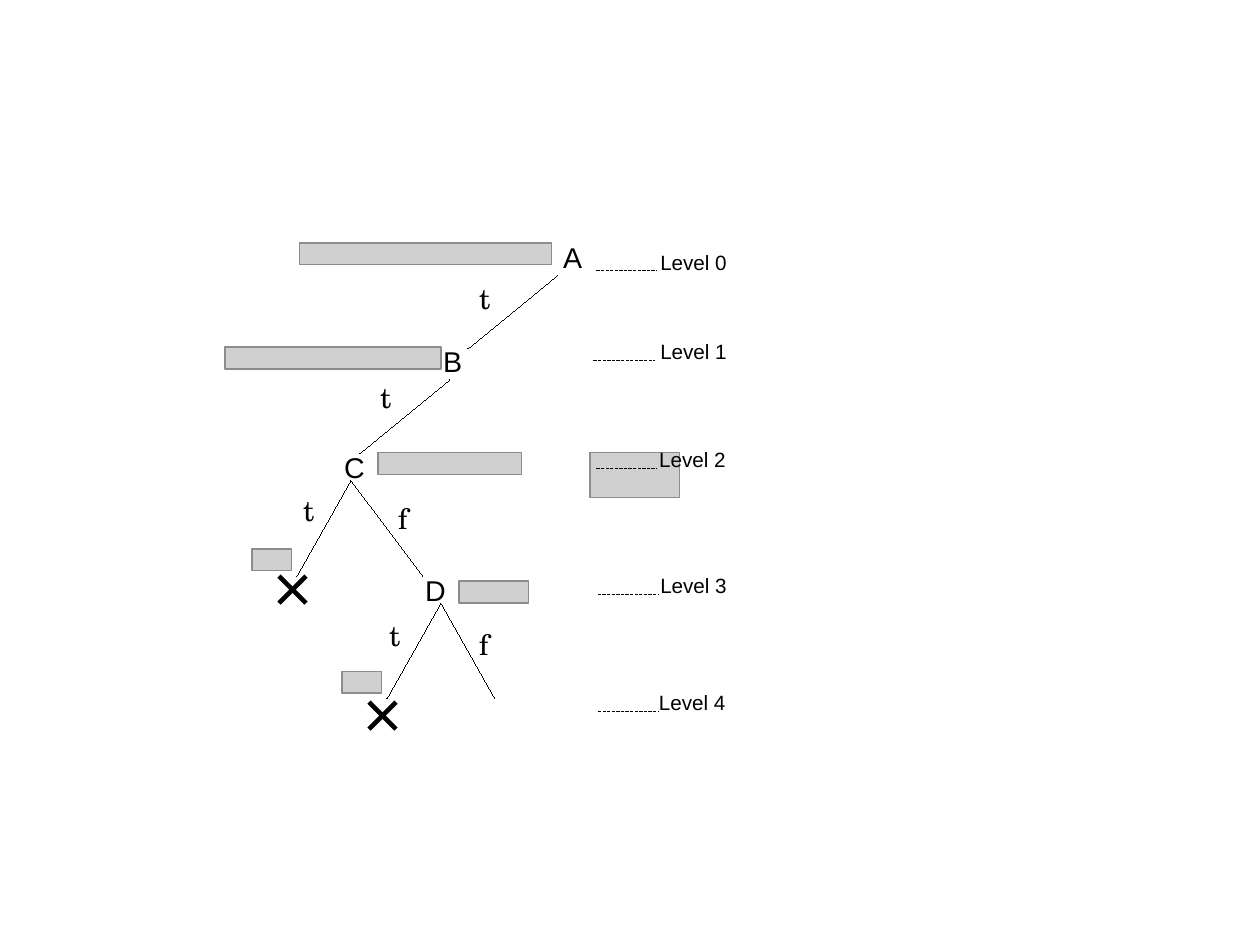
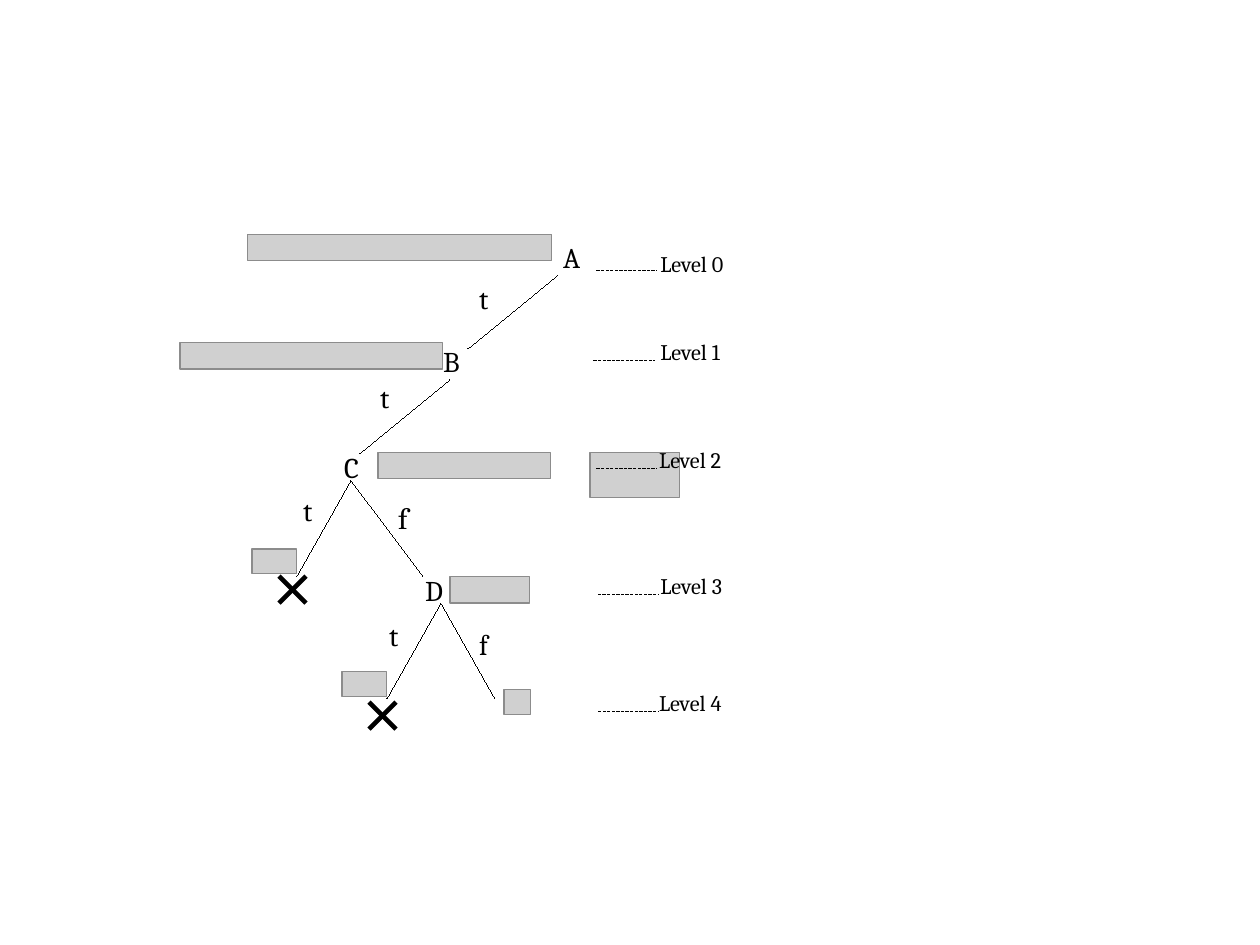
Before and after one commit to jolate/mt, a slide deck: slide 3 of diiccstyle/trees.odp (slide 2 before the commit). Drawn at 1260x945 pixels with LibreOffice and Linux fonts; fonts in the diff are those of the drawing; grey boxes stand for pictures; background and template pictures are left out. Boxes give left, top, right and bottom in pixels: in the first picture for what was removed or moved away, otherwise in the second. Text is boxed around its words. In the diff, an @@ line names an element or a change of style, - is before the commit and + after.

```diff
--- a/diiccstyle/trees.odp
+++ b/diiccstyle/trees.odp
@@ picture: place and size @@
-picture at [300,244,552,265]
+picture at [247,234,551,261]
@@ font TeX Gyre Schola to Cambria in 5 elements at [380,392,389,409], [389,630,398,647], [479,634,488,655], [303,505,312,522], [479,293,488,310] @@
@@ picture: place and size @@
-picture at [225,348,441,369]
+picture at [180,343,442,369]
@@ picture: place and size @@
-picture at [378,453,523,475]
+picture at [378,453,551,479]
@@ picture: place and size @@
-picture at [252,549,292,571]
+picture at [252,549,296,574]
@@ font Arial to Cambria in 4 elements at [344,458,359,485], [563,249,580,268], [443,353,460,372], [425,582,443,607] @@
@@ size 13 to 14 pt, font Arial to Cambria in 5 elements at [659,452,721,474], [660,256,723,272], [660,344,720,360], [659,695,722,711], [660,578,722,594] @@
@@ picture: place and size @@
-picture at [460,581,529,603]
+picture at [450,576,529,603]
@@ picture: place and size @@
-picture at [342,672,382,694]
+picture at [342,672,386,697]
@@ picture added at [504,689,531,715] @@
```
Also in this commit, not shown: 1 slide added, 16 other files.
